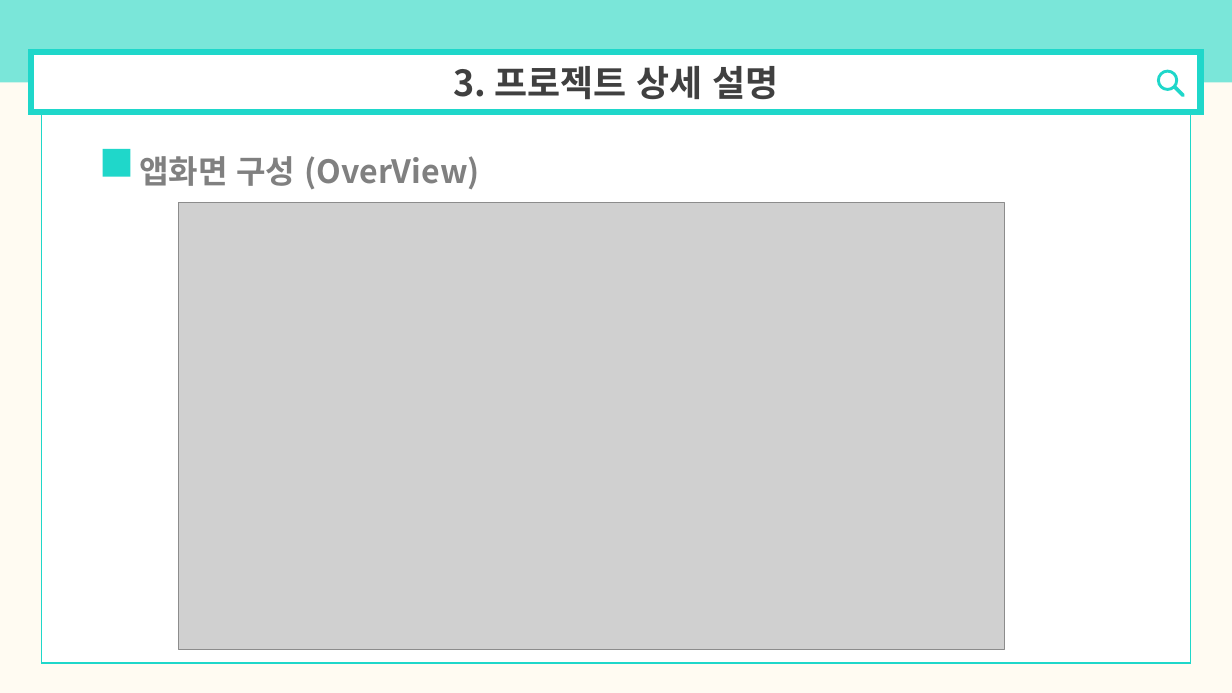
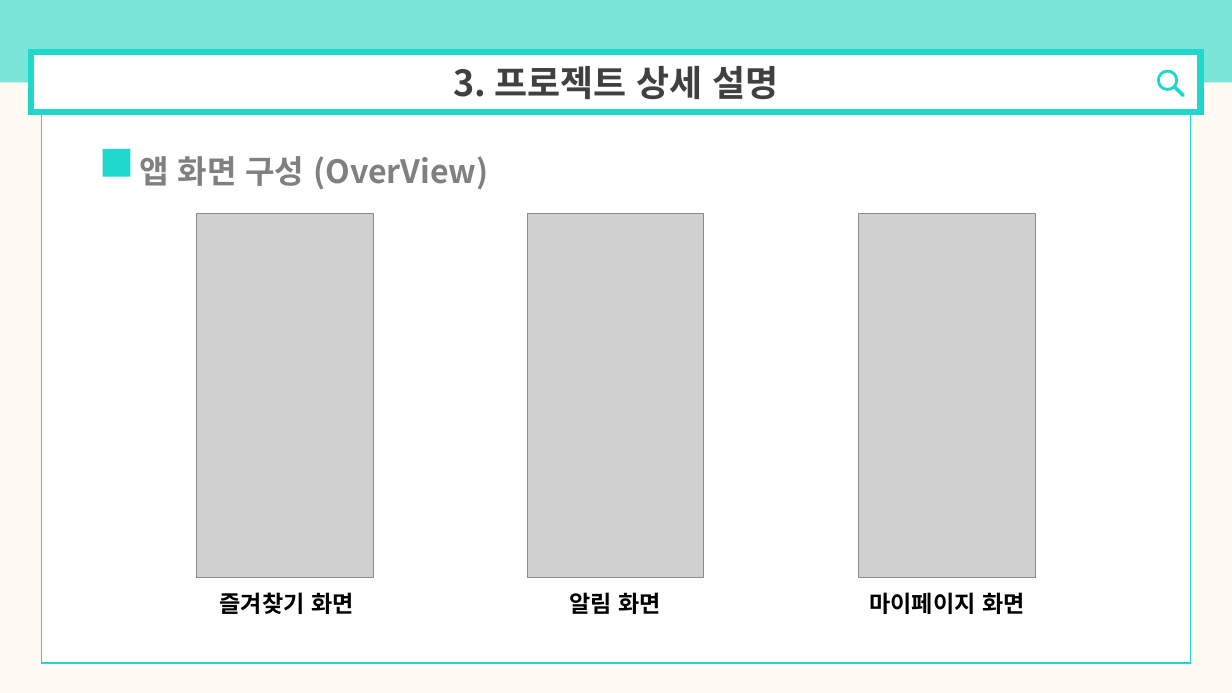
Before and after one commit to dasoopark/Coin-Karaoke-Room-Reservation-System, a slide deck: slide 8 of 제안서.pptx. Drawn at 1232x693 pixels with LibreOffice and Linux fonts; fonts in the diff are those of the drawing; grey boxes stand for pictures. Boxes give left, top, right and bottom in pixels: in the first picture for what was removed or moved away, otherwise in the second. Text is boxed around its words. In the diff, an @@ line names an element or a change of style, - is before the commit and + after.

```diff
--- a/제안서.pptx
+++ b/제안서.pptx
@@ text at [139,156,488,189]: spaces changed @@
-앱화면 구성 (OverView)
+앱 화면 구성 (OverView)
@@ picture removed at [179,202,1005,650] @@
@@ picture added at [197,213,373,578] @@
@@ picture added at [528,213,704,578] @@
@@ picture added at [859,213,1035,578] @@
@@ text added at [220,592,354,614], 18 pt, text #000000, bold @@
+즐겨찾기 화면
@@ text added at [570,592,662,614], 18 pt, text #000000, bold @@
+알림 화면
@@ text added at [869,592,1025,614], 18 pt, text #000000, bold @@
+마이페이지 화면
```
Also in this commit, not shown: 5 other slides changed.
